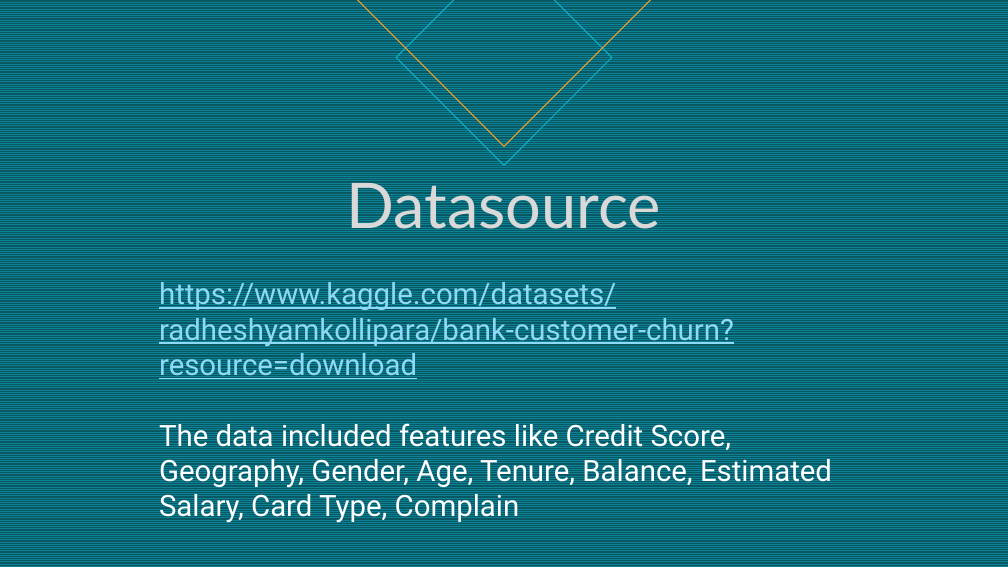
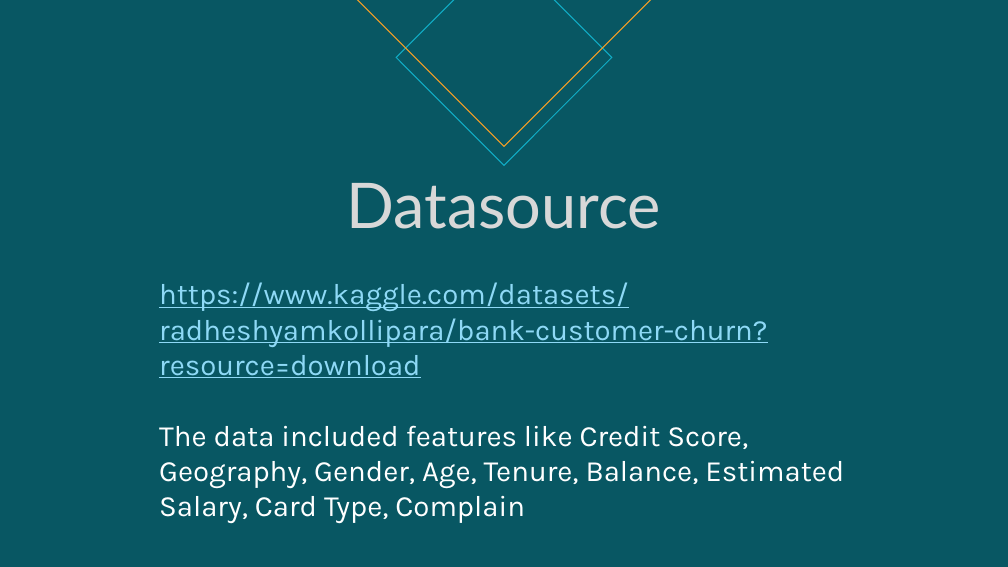
Before and after one commit to rtatat/bank-customer-churn, a slide deck: slide 3 of Bank Customer Churn Analysis.pptx (slide 4 before the commit). Drawn at 1008x567 pixels with LibreOffice and Linux fonts; fonts in the diff are those of the drawing. Boxes give left, top, right and bottom in pixels: in the first picture for what was removed or moved away, otherwise in the second. Text is boxed around its words. In the diff, an @@ line names an element or a change of style, - is before the commit and + after.

```diff
--- a/Bank Customer Churn Analysis.pptx
+++ b/Bank Customer Churn Analysis.pptx
@@ background pattern #0D8295 on #085764 to #085763 @@
@@ title "Datasource" at bbox=[347, 183, 661, 229]: text colour #D9D9D9 to #D8D8D8 @@
@@ text "https://www.kaggle.com/datasets/radheshyamkollipara/bank-cus ..." at bbox=[159, 282, 844, 523]: font Roboto to Karla @@
```
Also in this commit, not shown: 4 other slides changed, 8 slides added, 4 slides removed.
